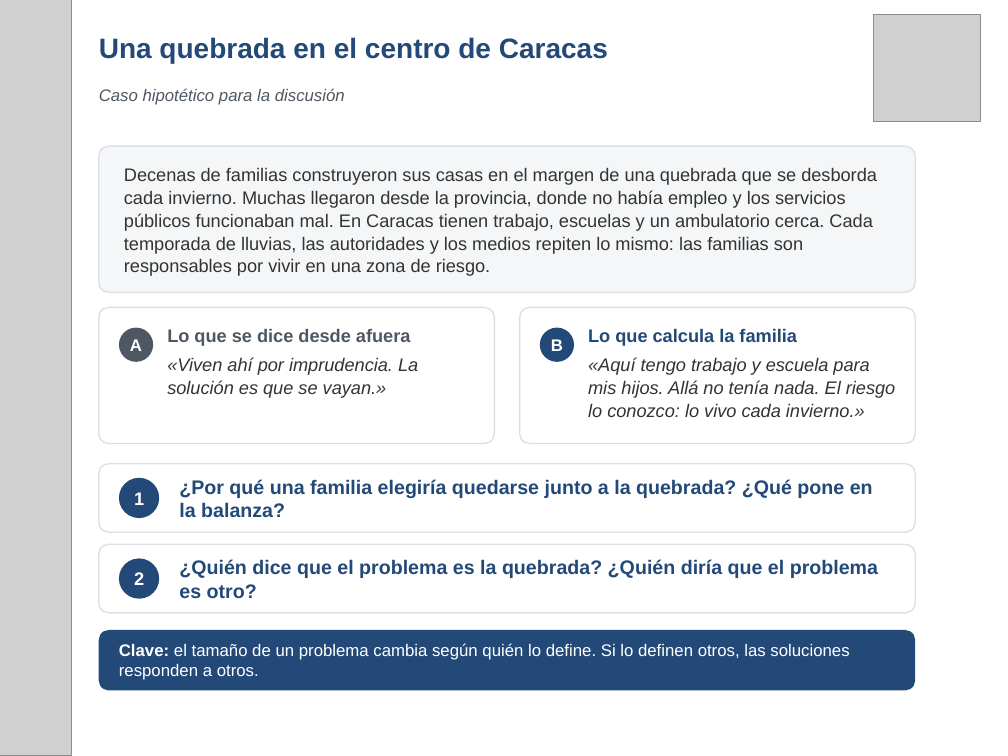
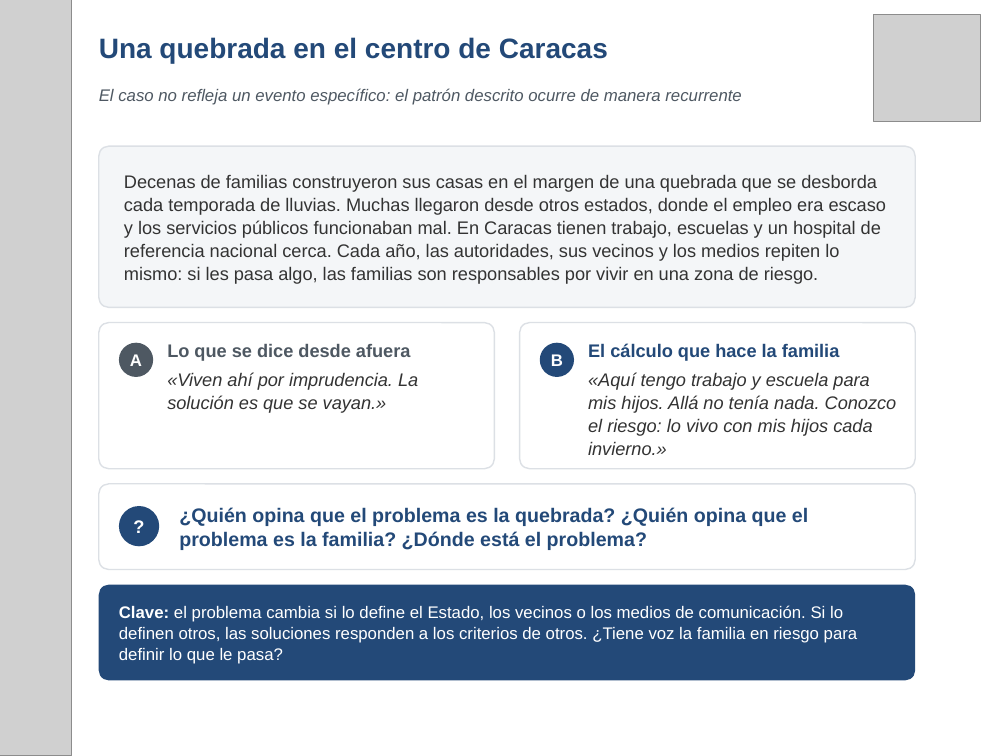
Before and after one commit to fmblancop/Hoja-de-Ruta-CRV, a slide deck: slide 2 of Hoja_de_Ruta_CRV_presentacion.pptx. Drawn at 1008x756 pixels with LibreOffice and Linux fonts; fonts in the diff are those of the drawing; grey boxes stand for pictures. Boxes give left, top, right and bottom in pixels: in the first picture for what was removed or moved away, otherwise in the second. Text is boxed around its words. In the diff, an @@ line names an element or a change of style, - is before the commit and + after.

```diff
--- a/Hoja_de_Ruta_CRV_presentacion.pptx
+++ b/Hoja_de_Ruta_CRV_presentacion.pptx
@@ text at <box>99,88,741,105</box>: text changed @@
-Caso hipotético para la discusión
+El caso no refleja un evento específico: el patrón descrito ocurre de manera recurrente
@@ rounded rectangle: place and size @@
-rounded rectangle at <box>99,146,915,292</box>
+rounded rectangle at <box>99,146,915,307</box>
@@ text at <box>124,174,887,284</box>: text changed @@
-Decenas de familias construyeron sus casas en el margen de una quebrada que se desborda cada invierno. Muchas llegaron desde la provincia, donde no había empleo y los servicios públicos funcionaban mal. En Caracas tienen trabajo, escuelas y un ambulatorio cerca. Cada temporada de lluvias, las autoridades y los medios repiten lo mismo: las familias son responsables por vivir en una zona de riesgo.
+Decenas de familias construyeron sus casas en el margen de una quebrada que se desborda cada temporada de lluvias. Muchas llegaron desde otros estados, donde el empleo era escaso y los servicios públicos funcionaban mal. En Caracas tienen trabajo, escuelas y un hospital de referencia nacional cerca. Cada año, las autoridades, sus vecinos y los medios repiten lo mismo: si les pasa algo, las familias son responsables por vivir en una zona de riesgo.
@@ rounded rectangle: place and size @@
-rounded rectangle at <box>99,307,494,444</box>
+rounded rectangle at <box>99,323,494,469</box>
@@ rounded rectangle: place and size @@
-rounded rectangle at <box>519,307,914,444</box>
+rounded rectangle at <box>519,323,914,469</box>
@@ ellipse "A": place and size @@
-ellipse "A" at <box>119,328,153,362</box>
+ellipse "A" at <box>119,343,153,377</box>
@@ text "Lo que se dice desde ...": place and size @@
-text "Lo que se dice desde ..." at <box>167,329,418,398</box>
+text "Lo que se dice desde ..." at <box>167,344,418,413</box>
@@ ellipse "B": place and size @@
-ellipse "B" at <box>540,328,575,362</box>
+ellipse "B" at <box>540,343,575,377</box>
@@ text at <box>588,343,897,455</box>: text changed @@
-Lo que calcula la familia
-«Aquí tengo trabajo y escuela para mis hijos. Allá no tenía nada. El riesgo lo conozco: lo vivo cada invierno.»
+El cálculo que hace la familia
+«Aquí tengo trabajo y escuela para mis hijos. Allá no tenía nada. Conozco el riesgo: lo vivo con mis hijos cada invierno.»
@@ proportions changed in 4 elements at <box>99,146,915,307</box>, <box>99,323,494,469</box>, <box>519,323,914,469</box>, <box>99,484,915,570</box> @@
@@ rounded rectangle: place and size @@
-rounded rectangle at <box>99,464,915,532</box>
+rounded rectangle at <box>99,484,915,570</box>
@@ ellipse "?": place and size @@
-ellipse "?" at <box>119,478,159,518</box>
+ellipse "?" at <box>119,506,159,546</box>
@@ text in ellipse at <box>134,492,144,505</box>: text changed @@
-1
+?
@@ text at <box>179,507,808,550</box>: text changed @@
-¿Por qué una familia elegiría quedarse junto a la quebrada? ¿Qué pone en la balanza?
+¿Quién opina que el problema es la quebrada? ¿Quién opina que el problema es la familia? ¿Dónde está el problema?
@@ ellipse removed at <box>119,558,159,599</box> @@
-2
@@ text removed at <box>179,559,878,599</box> @@
-¿Quién dice que el problema es la quebrada? ¿Quién diría que el problema es otro?
@@ rounded rectangle: place and size @@
-rounded rectangle at <box>99,544,915,613</box>
+rounded rectangle at <box>99,585,915,680</box>
@@ rounded rectangle at <box>99,585,915,680</box>: fill #FFFFFF to #234978; outline #DCE0E5 1 pt to none; proportions changed @@
@@ text at <box>119,605,858,664</box>: text changed @@
-Clave: el tamaño de un problema cambia según quién lo define. Si lo definen otros, las soluciones responden a otros.
+Clave: el problema cambia si lo define el Estado, los vecinos o los medios de comunicación. Si lo definen otros, las soluciones responden a los criterios de otros. ¿Tiene voz la familia en riesgo para definir lo que le pasa?
@@ rounded rectangle removed at <box>99,630,915,690</box> @@
```
Also in this commit, not shown: 9 other slides changed.
